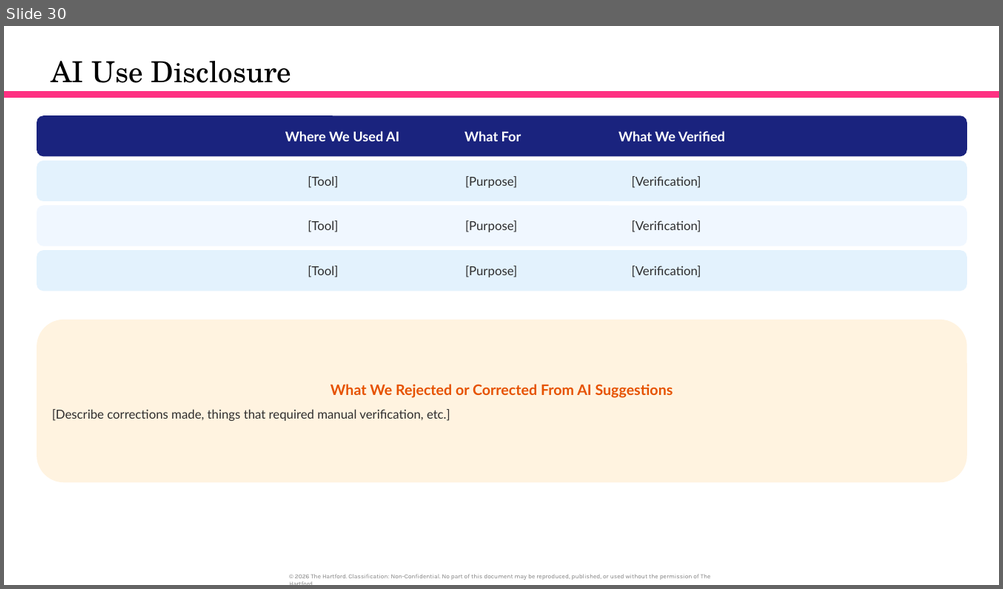
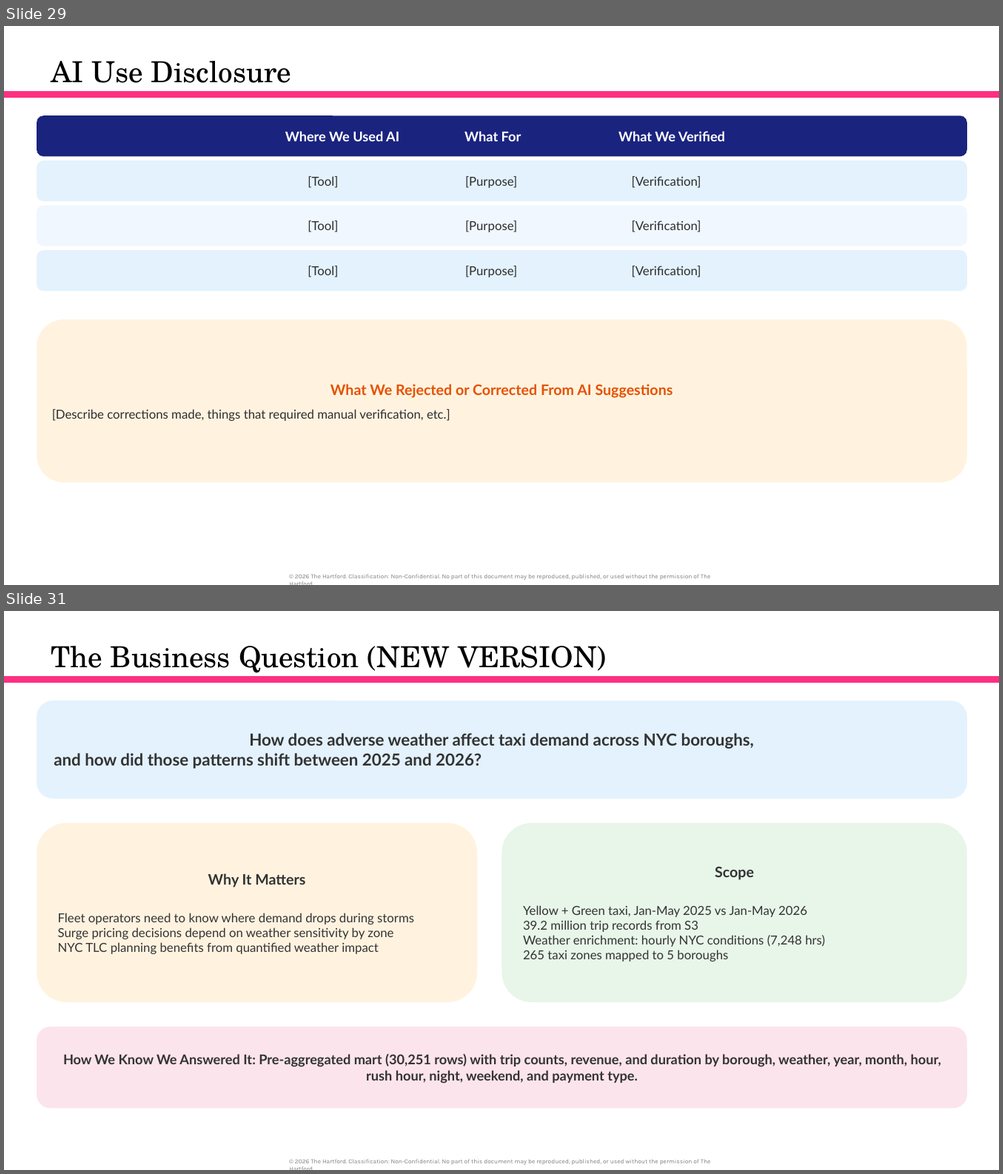
Before and after one commit to orlandojmarin/nyc-taxi-capstone, a slide deck: docs/Capstone_Presentation.pptx. Shown one above the other, each under a label of ours: slide 30 before the commit, slides 29 and 31 after it; the slides between them are not shown. The pictures are 1003x589 and 1003x1174 pixels, drawn with LibreOffice and Linux fonts; fonts in the diff are those of the drawing. Boxes give left, top, right and bottom in pixels: in the first picture for what was removed or moved away, otherwise in the second. Text is boxed around its words. In the diff, an @@ line names an element or a change of style, - is before the commit and + after.

```diff
--- a/docs/Capstone_Presentation.pptx
+++ b/docs/Capstone_Presentation.pptx
@@ slide 31 added at (4, 611, 999, 1170), background #FFFFFF; not listed: 1 template element that a slide beside it also shows @@
@@ title added at (51, 646, 606, 677), 28 pt, text #000000 @@
+The Business Question (NEW VERSION)
@@ rectangle added at (4, 676, 999, 683), fill #FE3082 @@
@@ rounded rectangle added at (37, 701, 967, 798), fill #E3F2FD, 16 pt, text #333333, bold @@
+How does adverse weather affect taxi demand across NYC boroughs,
+and how did those patterns shift between 2025 and 2026?
@@ rounded rectangle added at (37, 823, 478, 1002), fill #FFF3E0, 12 pt, text #333333 @@
+Why It Matters
+Fleet operators need to know where demand drops during storms
+Surge pricing decisions depend on weather sensitivity by zone
+NYC TLC planning benefits from quantified weather impact
@@ rounded rectangle added at (502, 823, 967, 1002), fill #E8F5E9, 12 pt, text #333333 @@
+Scope
+Yellow + Green taxi, Jan-May 2025 vs Jan-May 2026
+39.2 million trip records from S3
+Weather enrichment: hourly NYC conditions (7,248 hrs)
+265 taxi zones mapped to 5 boroughs
@@ rounded rectangle added at (37, 1028, 967, 1109), fill #FCE4EC, 13 pt, text #333333, bold @@
+How We Know We Answered It: Pre-aggregated mart (30,251 rows) with trip counts, revenue, and duration by borough, weather, year, month, hour, rush hour, night, weekend, and payment type.
@@ what was slide 30 is now slide 29 @@
```
Also in this commit, not shown: 9 slides changed, 5 other slides added, 2 slides removed.
